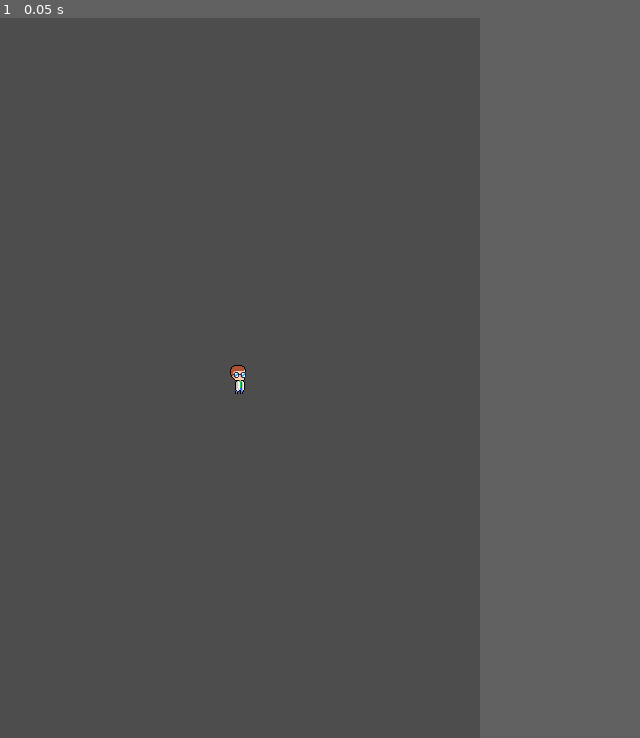
Above: before the commit, frame 1.
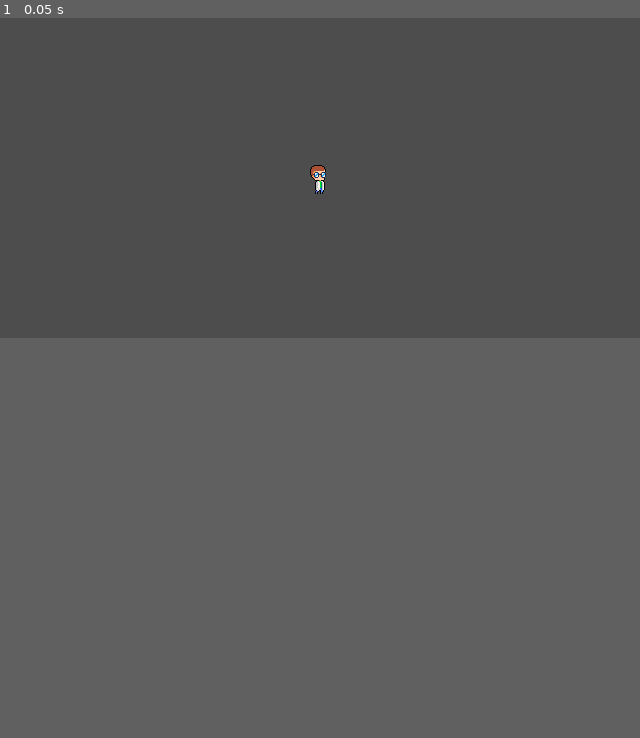
Above: after the commit, the same moment.

Repository: Matheuspimentell/Math-Hero
Game: Godot game, scene res://models/characters/Character.tscn
Same seed, same stepped clock (60 frames per second), same inputs: the game is played once before the commit and once after it.
Inputs:
- Up to frame 1 (0.05 s): no input
In our replay, the window is 480x720 before the commit and 640x320 after it. These sizes can differ from the game's own. Grey fills any space a smaller window leaves; there, only what the larger window draws over its background counts as a difference.

The runs differ from the first frame. In frame 1, 0.1% of the frame differs, in the area x 35-51%, y 20-53%.

Commit message:
Change script to use move_and_collide

Diff:
--- a/models/characters/Character.gd
+++ b/models/characters/Character.gd
@@ -1,4 +1,5 @@
 extends CharacterBody2D
+signal hit
 
 
 @export var speed = 100 # Player speed in Pixels / sec
@@ -28,5 +29,6 @@
 	if velocity.length() > 0:
 		velocity = velocity.normalized() * speed
 
-	position = velocity * delta
-	position = position.clamp(Vector2.ZERO, screen_size)
+	var collision = move_and_collide(velocity * delta)
+	if collision:
+		print("I have collided with ", collision.get_collider().name)
--- a/project.godot
+++ b/project.godot
@@ -17,8 +17,9 @@
 
 [display]
 
-window/size/viewport_width=480
-window/size/viewport_height=720
+window/size/viewport_width=640
+window/size/viewport_height=320
+window/size/mode=3
 
 [input]
 
